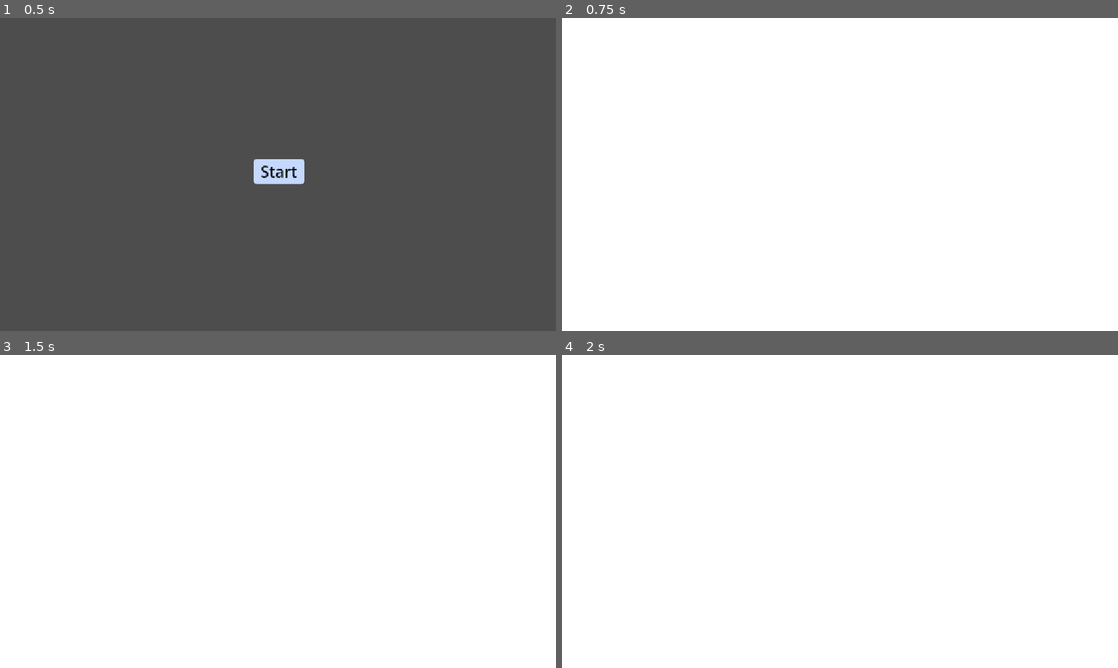
Above: before the commit, frames 1-4 (two rows, left to right).
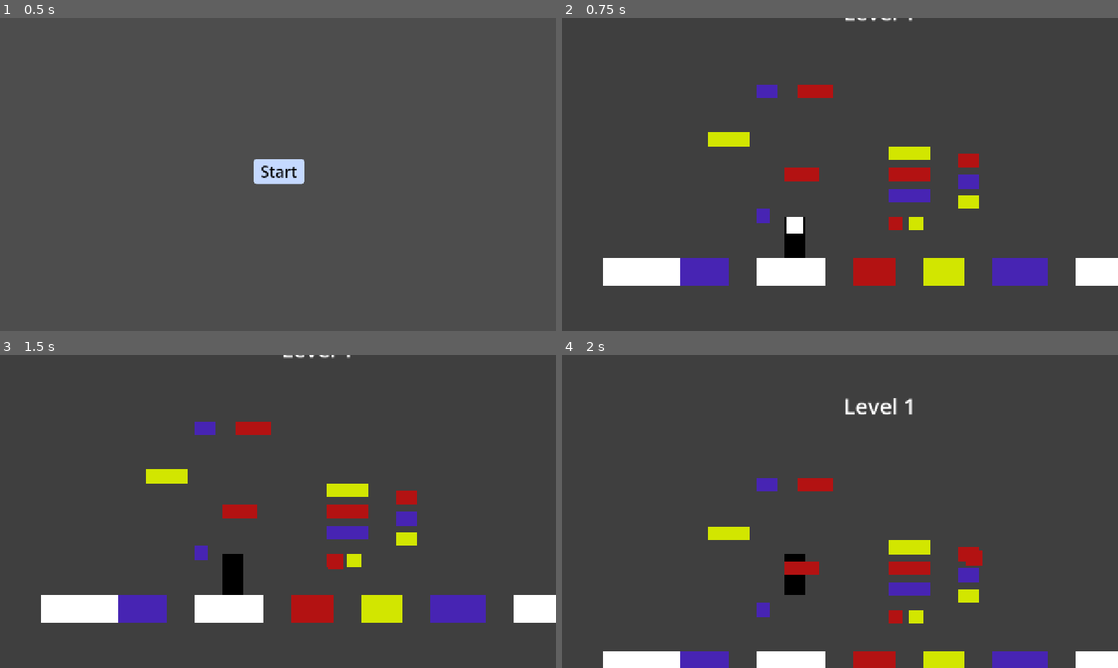
Above: after the commit, the same moments.

Repository: Guilhermeasper/ggj-mask
Game: Godot game, scene res://levels/main_menu/main_menu.tscn
Two runs of this game, one before a commit and one after it. Both use one fixed random seed, a clock stepped at 60 frames per second and the inputs below.
Inputs:
- Up to frame 1 (0.5 s): no input
- Up to frame 2 (0.75 s): click "Start" at 0.5 s
- Up to frame 3 (1.5 s): tap Enter (ui_accept) at 1.25 s; hold E (mask_right) from 1.28 s (still down); hold Z from 1.28 s (still down)
- Up to frame 4 (2 s): keep holding E (mask_right); keep holding Z; tap Space (jump) at 1.52 s

Frame 1 is identical in both runs. In frame 2, 97% of the frame differs, in the area x 0-100%, y 0-100%; in frame 3, 97%; in frame 4, 98%.

Commit message:
feat(level): update background color and layer settings

Diff:
--- a/levels/level_1/level_1.tscn
+++ b/levels/level_1/level_1.tscn
@@ -193,10 +193,13 @@
 position = Vector2(541, 751)
 
 [node name="CanvasLayer" type="CanvasLayer" parent="." unique_id=495964767]
-
-[node name="ColorRect" type="ColorRect" parent="CanvasLayer" unique_id=619720857]
+layer = -1
+
+[node name="BackgroundColor" type="ColorRect" parent="CanvasLayer" unique_id=619720857]
+unique_name_in_owner = true
 anchors_preset = 15
 anchor_right = 1.0
 anchor_bottom = 1.0
 grow_horizontal = 2
 grow_vertical = 2
+color = Color(0.24840015, 0.24840018, 0.24840015, 1)
